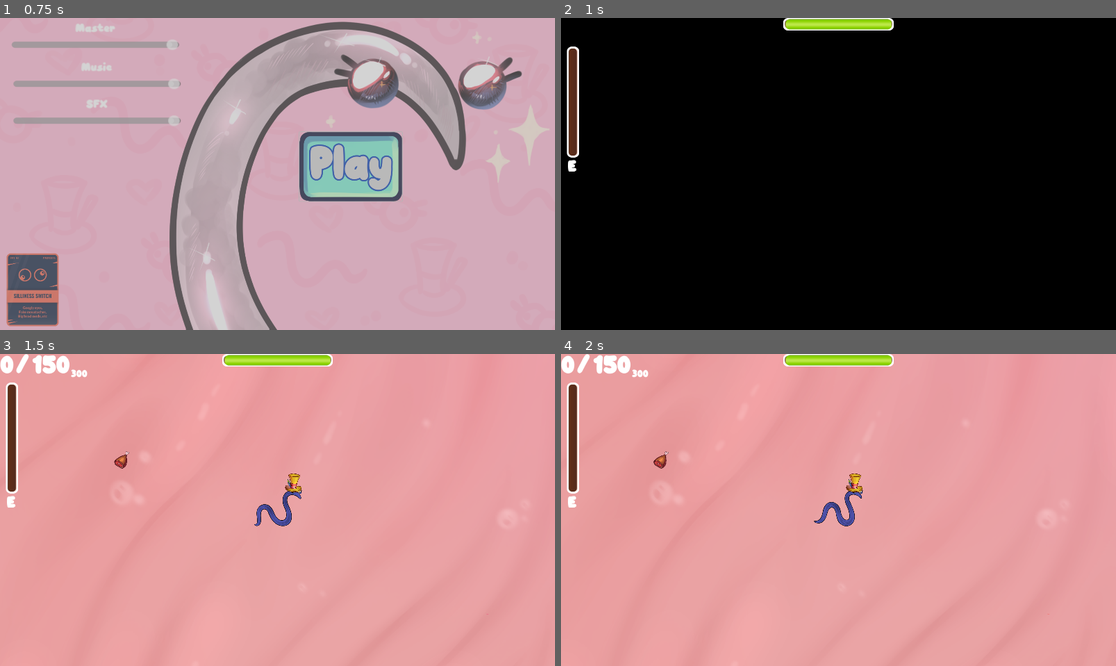
Above: before the commit, frames 1-4 (two rows, left to right).
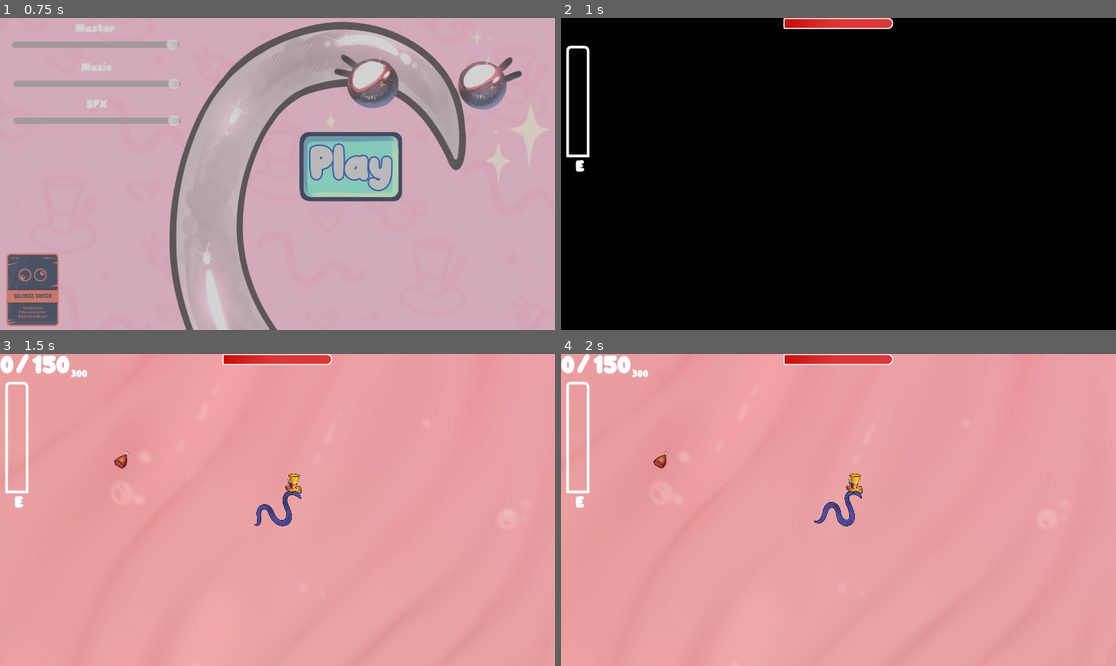
Above: after the commit, the same moments.

Repository: Arsen-PhylJoy/Godot-Wild-Jam-67-AY
Game: Godot game, scene res://levels/game/main_menu.tscn
The game is run twice, just before and just after one commit, with the same random seed, the same clock (stepped at 60 frames per second) and the same inputs.
Inputs:
- Up to frame 1 (0.75 s): click "Play" at 0.5 s
- Up to frame 2 (1 s): no input
- Up to frame 3 (1.5 s): hold D (Move_Right) from 1.28 s (still down); tap E (ability_use) at 1.35 s
- Up to frame 4 (2 s): keep holding D (Move_Right)

Frame 1 is identical in both runs. In frame 2, 1.8% of the frame differs, in the area x 0-60%, y 0-50%; in frame 3, 1.8%; in frame 4, 1.8%.

Commit message:
bars integrated

Diff:
--- a/levels/game/main_menu.tscn
+++ b/levels/game/main_menu.tscn
@@ -53,6 +53,7 @@
 texture = ExtResource("4_fls4s")
 
 [node name="TextureRect" type="TextureRect" parent="CanvasLayer/Wrapper"]
+layout_mode = 0
 offset_left = 23.0
 offset_top = 815.0
 offset_right = 743.0
--- a/scenes/player/player.tscn
+++ b/scenes/player/player.tscn
@@ -1,18 +1,20 @@
-[gd_scene load_steps=26 format=3 uid="uid://bycmbjkvio3uj"]
+[gd_scene load_steps=28 format=3 uid="uid://bycmbjkvio3uj"]
 
 [ext_resource type="Script" path="res://scenes/player/player.gd" id="1_pbwq4"]
 [ext_resource type="Texture2D" uid="uid://c47mukvoqk0tf" path="res://assets/graphic/parasite/parasit_0.png" id="2_0qmq7"]
 [ext_resource type="Texture2D" uid="uid://bkii88jvg8ngd" path="res://assets/graphic/parasite/parasit_eye.png" id="3_pk2nl"]
 [ext_resource type="Script" path="res://scenes/player/player_ui.gd" id="3_si45y"]
 [ext_resource type="Texture2D" uid="uid://bhahv5gjk1puq" path="res://assets/graphic/sillinesses/silly_1.png" id="4_nt86d"]
-[ext_resource type="Texture2D" uid="uid://rnnwdcugup6d" path="res://assets/graphic/not_release_assets/ui/bgload.png" id="4_ssveq"]
 [ext_resource type="Texture2D" uid="uid://fi7q1rsaa263" path="res://assets/graphic/sillinesses/silly_2.png" id="5_fhq6t"]
-[ext_resource type="Texture2D" uid="uid://b7vari54l8do0" path="res://assets/graphic/not_release_assets/ui/load.png" id="5_wfk6j"]
 [ext_resource type="Texture2D" uid="uid://don8hjugbqdbs" path="res://assets/graphic/sillinesses/silly_3.png" id="6_fh2up"]
 [ext_resource type="Shader" path="res://shaders/gradient.gdshader" id="8_yb3qv"]
 [ext_resource type="Texture2D" uid="uid://xaikviiy27mj" path="res://resources/gradients/reward_label_gradient.tres" id="9_o2eir"]
 [ext_resource type="Theme" uid="uid://y2a6okj5k8kv" path="res://resources/ui.tres" id="10_q4wt6"]
+[ext_resource type="Texture2D" uid="uid://bcdejjmphjy06" path="res://hp_frame.png" id="11_dgvt0"]
 [ext_resource type="SpriteFrames" uid="uid://b3v2s3iw071xh" path="res://resources/small_parasite_frames.tres" id="11_ll7bm"]
+[ext_resource type="Texture2D" uid="uid://du2h7cgib7cmv" path="res://hp.png" id="12_i6k0r"]
+[ext_resource type="Texture2D" uid="uid://byib16iud4xyo" path="res://combo_frame.png" id="13_wbg7o"]
+[ext_resource type="Texture2D" uid="uid://4j7j1ns8dc5o" path="res://combo.png" id="14_73o2e"]
 
 [sub_resource type="ShaderMaterial" id="ShaderMaterial_slyfq"]
 shader = ExtResource("8_yb3qv")
@@ -504,9 +506,9 @@
 offset_right = 0.5
 offset_bottom = 1.0
 grow_horizontal = 2
-texture_under = ExtResource("4_ssveq")
-texture_progress = ExtResource("5_wfk6j")
-texture_progress_offset = Vector2(8.515, 3.655)
+value = 100.0
+texture_under = ExtResource("11_dgvt0")
+texture_progress = ExtResource("12_i6k0r")
 
 [node name="Ability" type="TextureProgressBar" parent="PlayerUI"]
 unique_name_in_owner = true
@@ -520,22 +522,25 @@
 grow_horizontal = 2
 rotation = -1.5708
 value = 100.0
-texture_under = ExtResource("4_ssveq")
-texture_progress = ExtResource("5_wfk6j")
-texture_progress_offset = Vector2(8.515, 3.655)
+texture_under = ExtResource("13_wbg7o")
+texture_progress = ExtResource("14_73o2e")
 
 [node name="AbilityUseLabel" type="Label" parent="PlayerUI/Ability"]
 layout_mode = 1
+anchors_preset = -1
+anchor_top = 0.162
+anchor_bottom = 1.0
 offset_left = -4.0
 offset_top = -5.0
-offset_right = 26.0
-offset_bottom = 56.0
+offset_right = 60.0
+offset_bottom = 151.742
+grow_vertical = 2
 rotation = 1.5708
 pivot_offset = Vector2(-4.51, 3.595)
 size_flags_horizontal = 4
 theme = ExtResource("10_q4wt6")
 theme_override_font_sizes/font_size = 60
-text = "E"
+text = " E"
 
 [node name="AnimationPlayerSpeedUP" type="AnimationPlayer" parent="PlayerUI"]
 unique_name_in_owner = true
--- a/scripts/autoload/giga_sound_manager.gd
+++ b/scripts/autoload/giga_sound_manager.gd
@@ -42,4 +42,5 @@
 	add_child(music)
 	add_child(pop_bubble)
 	add_child(power_up)
+	add_child(win)
 	add_child(lose)
Binary file removed: assets/graphic/not_release_assets/ui/bgload.png
Binary file removed: assets/graphic/not_release_assets/ui/load.png
Not shown, changed: assets/sound/win.wav.import
Not shown, added: combo.png.import
Not shown, added: combo_frame.png.import
Not shown, changed: hp.png.import
Not shown, changed: hp_frame.png.import
